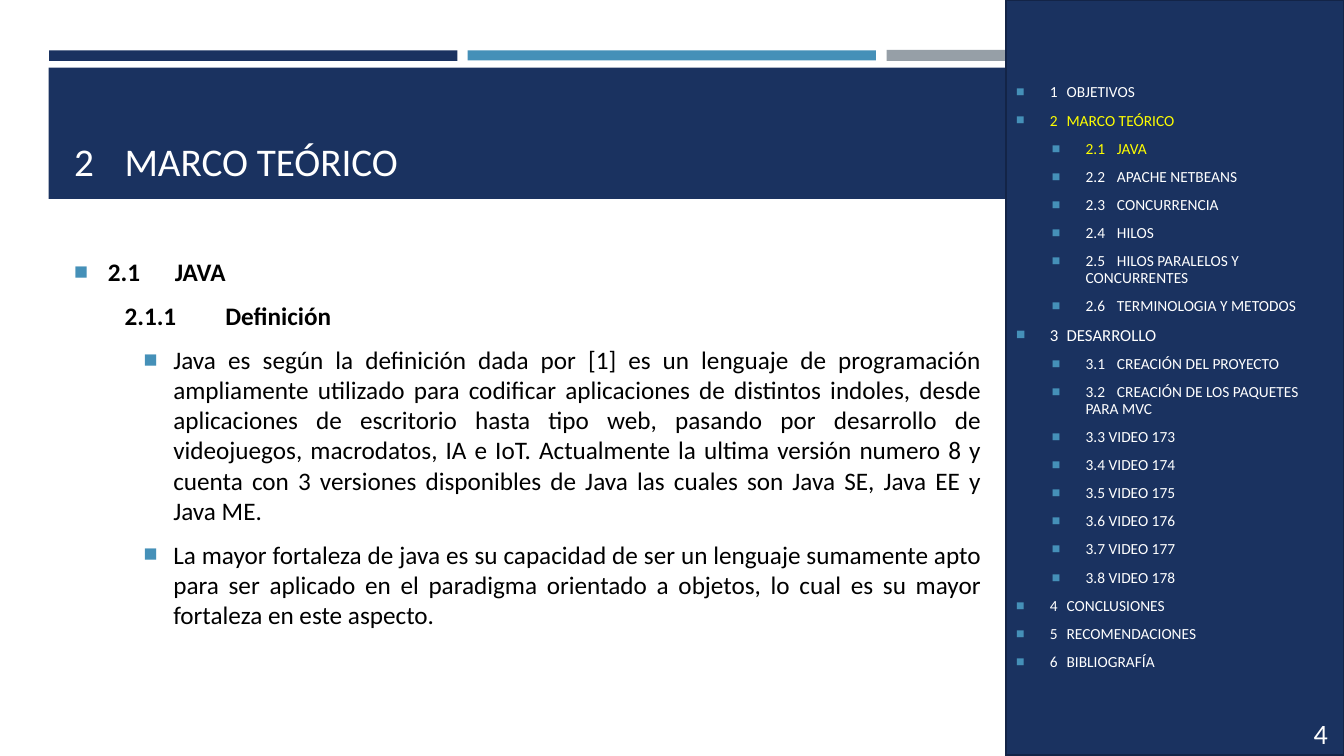
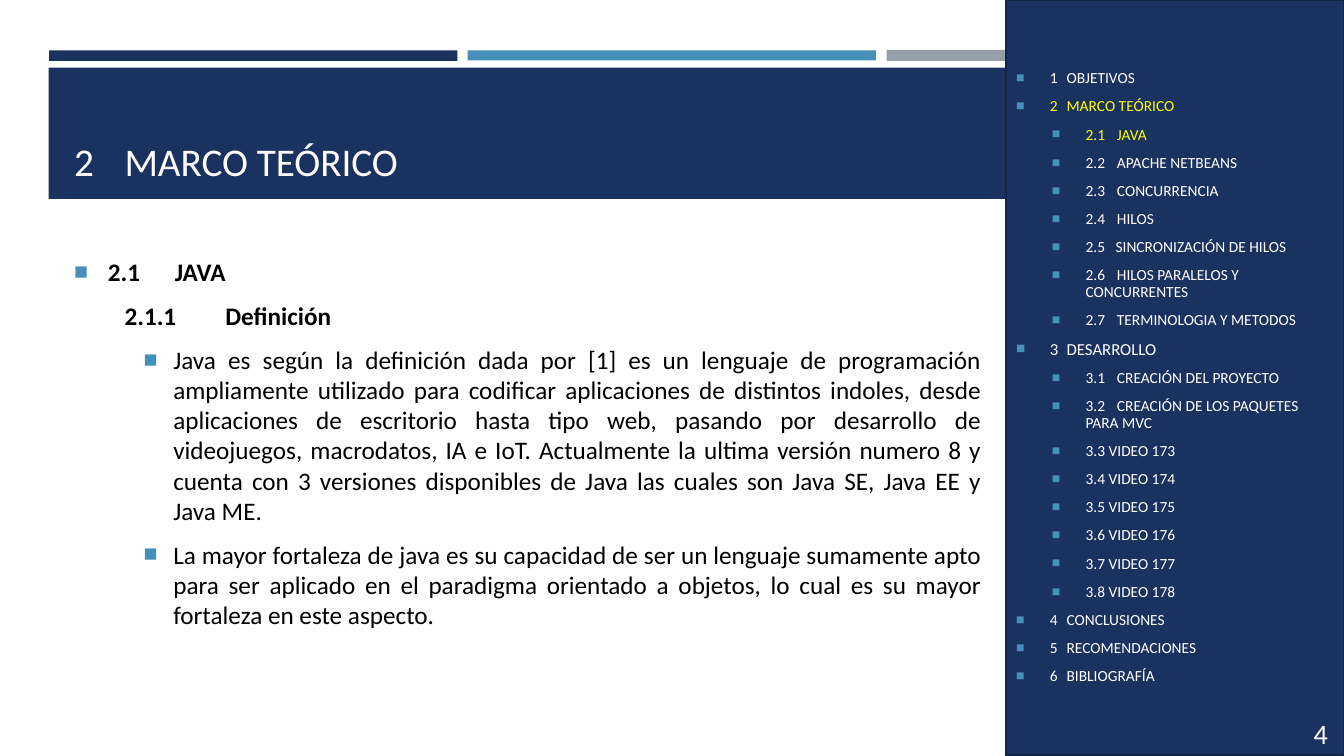
Before and after one commit to andrespallango/Aplicaciones_Distribuidas_Java_DotNET, a slide deck: slide 4 of HilosJava_Grupo2/DOCUMENTACION/HilosJava_173_174_175_176_177_178_Grupo2.pptx. Drawn at 1344x756 pixels with LibreOffice and Linux fonts; fonts in the diff are those of the drawing. Boxes give left, top, right and bottom in pixels: in the first picture for what was removed or moved away, otherwise in the second. Text is boxed around its words. In the diff, an @@ line names an element or a change of style, - is before the commit and + after.

Commit message:
hilos java

```diff
--- a/HilosJava_Grupo2/DOCUMENTACION/HilosJava_173_174_175_176_177_178_Grupo2.pptx
+++ b/HilosJava_Grupo2/DOCUMENTACION/HilosJava_173_174_175_176_177_178_Grupo2.pptx
@@ text in rectangle at (1086,239,1296,325): text changed @@
-  ■ 2.5 HILOS PARALELOS Y CONCURRENTES
-  ■ 2.6 TERMINOLOGIA Y METODOS
+  ■ 2.5 SINCRONIZACIÓN DE HILOS
+  ■ 2.6 HILOS PARALELOS Y CONCURRENTES
+  ■ 2.7 TERMINOLOGIA Y METODOS
```
Also in this commit, not shown: 32 other slides changed, 1 slide added, 33 other files.
